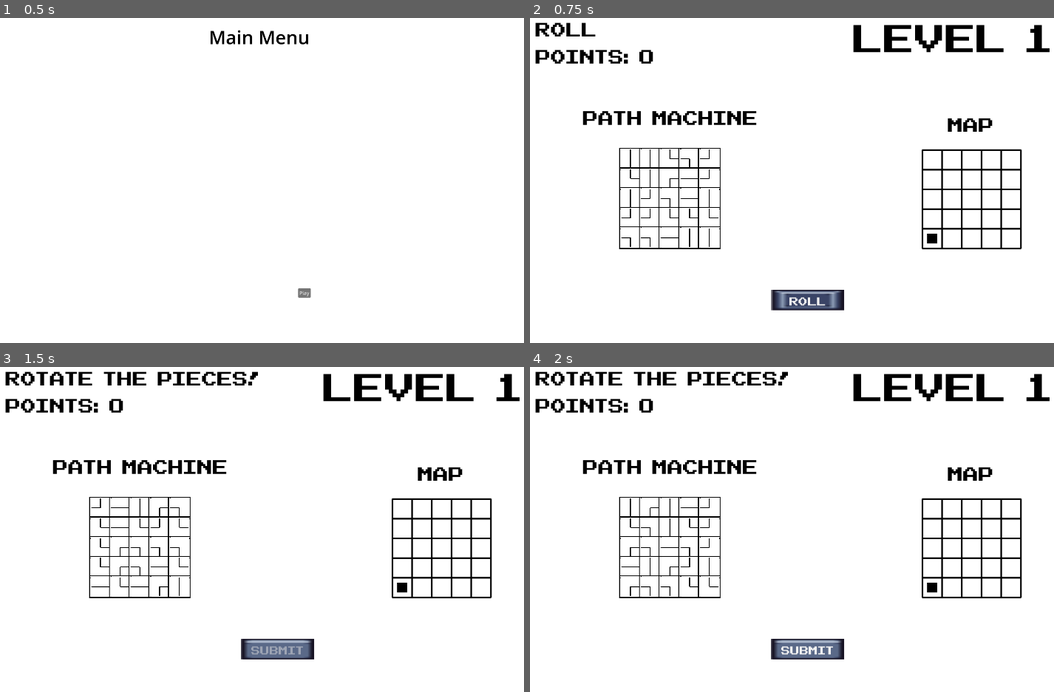
Above: before the commit, frames 1-4 (two rows, left to right).
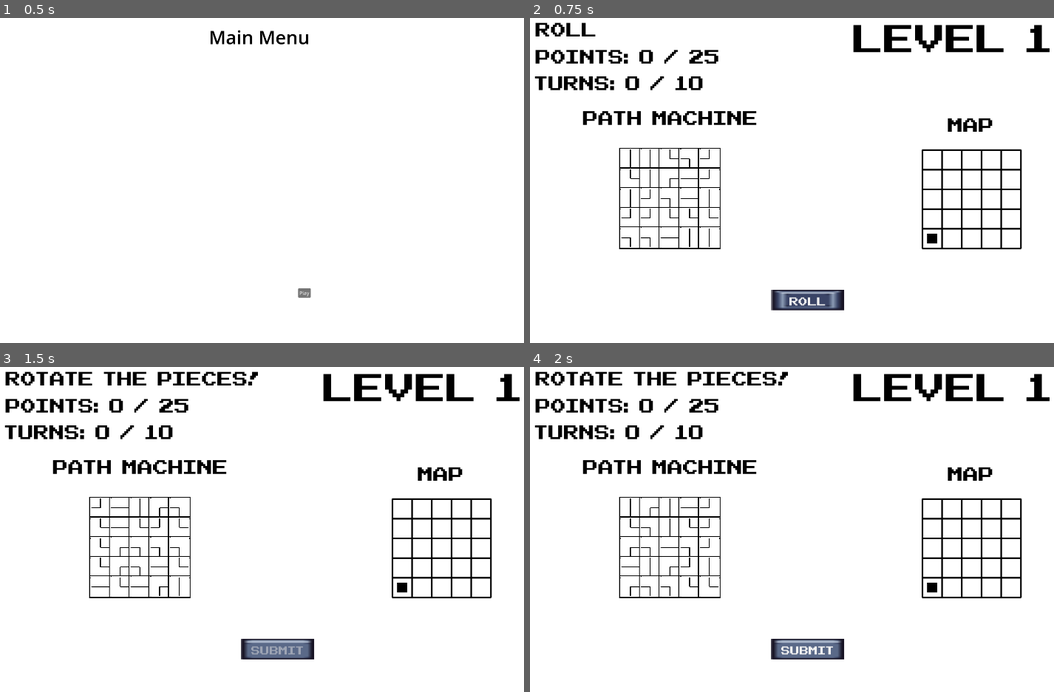
Above: after the commit, the same moments.

Repository: Peachball/gmtk-2025
Game: Godot game, scene res://scenes/menu.tscn
The game is run twice, just before and just after one commit, with the same random seed, the same clock (stepped at 60 frames per second) and the same inputs.
Inputs:
- Up to frame 1 (0.5 s): no input
- Up to frame 2 (0.75 s): click "Play" at 0.5 s
- Up to frame 3 (1.5 s): click "Roll" at 1.25 s
- Up to frame 4 (2 s): no input

Frame 1 is identical in both runs. In frame 2, 0.8% of the frame differs, in the area x 0-36%, y 9-23%; in frame 3, 0.8%; in frame 4, 0.8%.

Commit message:
add win and loss popup

Diff:
--- a/Default.tres
+++ b/Default.tres
@@ -1,7 +1,8 @@
-[gd_resource type="Theme" load_steps=6 format=3 uid="uid://bj2t2yivp2ovy"]
+[gd_resource type="Theme" load_steps=8 format=3 uid="uid://bj2t2yivp2ovy"]
 
 [ext_resource type="FontFile" uid="uid://b274shtmu3nu3" path="res://NESCyrillic.ttf" id="1_nmhd5"]
 [ext_resource type="Texture2D" uid="uid://d2cjq0o2jb0ik" path="res://ButtonsMap.png" id="2_7ghkt"]
+[ext_resource type="Texture2D" uid="uid://bd6n71mtor4vp" path="res://TileMap8.png" id="3_7ghkt"]
 
 [sub_resource type="StyleBoxTexture" id="StyleBoxTexture_x6ffq"]
 texture = ExtResource("2_7ghkt")
@@ -12,6 +13,10 @@
 region_rect = Rect2(126, 0, 16, 16)
 
 [sub_resource type="StyleBoxEmpty" id="StyleBoxEmpty_awpbh"]
+
+[sub_resource type="StyleBoxTexture" id="StyleBoxTexture_awpbh"]
+texture = ExtResource("3_7ghkt")
+region_rect = Rect2(16, 15, 48, 50)
 
 [resource]
 Button/colors/font_color = Color(0.875, 0.875, 0.875, 1)
@@ -49,3 +54,4 @@
 Label/font_sizes/font_size = 16
 Label/fonts/font = ExtResource("1_nmhd5")
 Label/styles/normal = SubResource("StyleBoxEmpty_awpbh")
+PopupPanel/styles/panel = SubResource("StyleBoxTexture_awpbh")
--- a/scenes/level.gd
+++ b/scenes/level.gd
@@ -1,9 +1,19 @@
 extends Node2D
+
+var point_requirement := 25
+var turn_limit := 10
 
 var points: int:
 	set(value):
 		points = value
-		$PointLabel.text = "Points: " + str(value)
+		$PointLabel.text = "Points: " + str(value) + " / " + str(point_requirement)
+
+var turns: int:
+	set(value):
+		turns = value
+		$TurnsLabel.text = "Turns: " + str(value)  + " / " + str(turn_limit)
+
+
 var rolled := true
 var path_direction_flipped := false
 
@@ -25,6 +35,13 @@
 			PLACE_TILE:
 				$RollSubmitButton.text = "Roll"
 				$StateLabel.text = "Place the piece!"
+			GAME_END:
+				if points > point_requirement:
+					$PopupPanel/EndingLabel.text = "~YOU WIN~"
+				else:
+					$PopupPanel/EndingLabel.text = "WOMP WOMP"
+				$PopupPanel.visible = true
+
 		player_action = new_action
 var start_player_position: Vector2i
 
@@ -34,6 +51,11 @@
 	$WorldMap.set_player_position(start_player_position)
 	player_action = SLOT_MACHINE_PREROLL
 	$SlotMachine.reroll()
+	turns = 0
+	$TurnsLabel.text = "Turns: " + str(turns) + " / " + str(turn_limit)
+	points = 0
+	$PointLabel.text = "Points: " + str(points) + " / " + str(point_requirement)
+	$PopupPanel.visible = false
 
 func _process(delta: float) -> void:
 	match player_action:
@@ -85,7 +107,11 @@
 
 	clear_held_tiles()
 	points += path_length
-	player_action = SLOT_MACHINE_PREROLL
+	turns += 1
+	if turns >= turn_limit or points >= point_requirement:
+		player_action = GAME_END
+	else:
+		player_action = SLOT_MACHINE_PREROLL
 
 func clear_held_tiles():
 	Constant.clear_children($HeldTiles)
--- a/scenes/level.tscn
+++ b/scenes/level.tscn
@@ -1,9 +1,14 @@
-[gd_scene load_steps=5 format=3 uid="uid://hpewmm5q6vx"]
+[gd_scene load_steps=7 format=3 uid="uid://hpewmm5q6vx"]
 
 [ext_resource type="Script" uid="uid://dghhwhugu5ecp" path="res://scenes/level.gd" id="1_2q6dc"]
 [ext_resource type="PackedScene" uid="uid://jjl5ordimcp4" path="res://objects/slot_machine.tscn" id="2_w8frs"]
 [ext_resource type="PackedScene" uid="uid://yuuhuoojdr0t" path="res://objects/world_map.tscn" id="3_mx8sn"]
 [ext_resource type="Theme" uid="uid://bj2t2yivp2ovy" path="res://Default.tres" id="4_ppgk2"]
+[ext_resource type="Texture2D" uid="uid://bd6n71mtor4vp" path="res://TileMap8.png" id="5_ppgk2"]
+
+[sub_resource type="StyleBoxTexture" id="StyleBoxTexture_2r41h"]
+texture = ExtResource("5_ppgk2")
+region_rect = Rect2(208, 144, 48, 48)
 
 [node name="Level" type="Node2D"]
 script = ExtResource("1_2q6dc")
@@ -33,7 +38,6 @@
 theme = ExtResource("4_ppgk2")
 theme_override_colors/font_color = Color(0, 0, 0, 1)
 theme_override_font_sizes/font_size = 100
-text = "Points: 0"
 
 [node name="StateLabel" type="Label" parent="."]
 offset_left = 35.0
@@ -57,4 +61,30 @@
 theme_override_colors/font_color = Color(0, 0, 0, 1)
 theme_override_font_sizes/font_size = 200
 
+[node name="TurnsLabel" type="Label" parent="."]
+offset_left = 33.0
+offset_top = 191.0
+offset_right = 583.0
+offset_bottom = 265.0
+theme = ExtResource("4_ppgk2")
+theme_override_colors/font_color = Color(0, 0, 0, 1)
+theme_override_font_sizes/font_size = 100
+
+[node name="PopupPanel" type="PopupPanel" parent="."]
+position = Vector2i(200, 150)
+size = Vector2i(1500, 820)
+visible = true
+theme = ExtResource("4_ppgk2")
+theme_override_styles/panel = SubResource("StyleBoxTexture_2r41h")
+
+[node name="EndingLabel" type="Label" parent="PopupPanel"]
+offset_right = 1500.0
+offset_bottom = 820.0
+theme = ExtResource("4_ppgk2")
+theme_override_colors/font_color = Color(0, 0, 0, 1)
+theme_override_font_sizes/font_size = 300
+text = "Game START"
+horizontal_alignment = 1
+vertical_alignment = 1
+
 [connection signal="pressed" from="RollSubmitButton" to="." method="_on_roll_submit_button_pressed"]
Binary file added: TileMap8.png
Not shown, added: TileMap8.png.import
